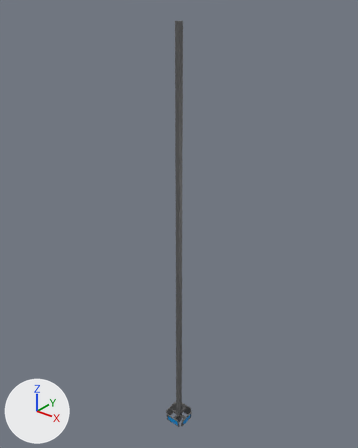
Renders of the Blender file Assets/Blender/Screens.blend from each side of a commit.
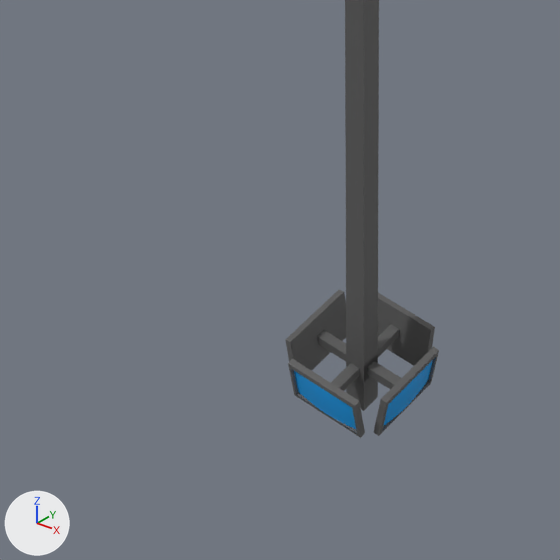
Old and new are each drawn whole from a 50 mm camera at (119.4, -149.2, 211.6) aimed at (-4.2, 5.3, 115.8) and again close up on the part from 33% to 59% of the width and 79% to 100% of the height. Arrows for +X, +Y and +Z are at lower left; the lights stay in place.

Names of what the first close-up shows: 'Columns', 'ScreenSupports', 'Screens'.
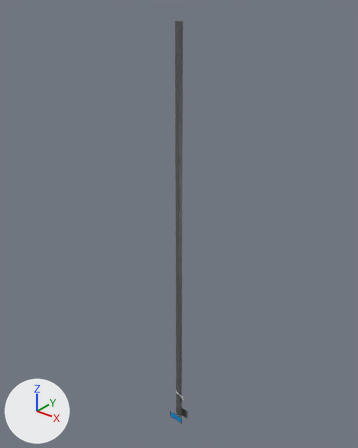
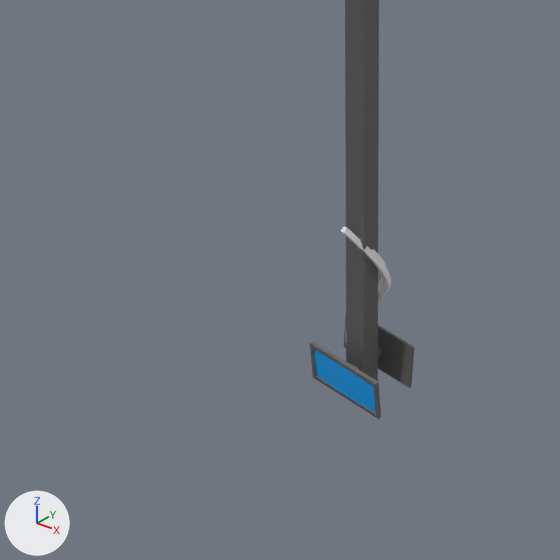
Boxes [x1, y1, x2, y2] around the edits, measured in the close-ups (560 x 560 px; the box of a moved part takes in the faces that stretch with it):
'Columns', reshaped: before [317, 0, 401, 411]; after [345, 0, 382, 381]
'ScreenSupports', reshaped, moved: before [285, 290, 439, 438]; after [310, 317, 414, 419]
'Screens', reshaped, moved: before [294, 360, 433, 429]; after [314, 349, 376, 413]
'NurbsPath', added: after [341, 227, 391, 302]
'NurbsPath.001', added: after [351, 231, 387, 282]
part 1 of me_circle_003, cut back: before [317, 324, 401, 411]; after [350, 344, 382, 381]
part 2 of me_circle_001, moved or reshaped: before [378, 293, 435, 366]; after [344, 317, 414, 388]
part 3 of me_circle_001, moved or reshaped: before [288, 359, 365, 438]; after [310, 340, 381, 419]
part 4 of me_circle_001, deleted: before [374, 347, 439, 436]
part 5 of me_circle_001, deleted (black): before [285, 290, 346, 371]
part 6 of me_circle_005, moved or reshaped: before [294, 371, 356, 429]; after [314, 349, 376, 413]
part 7 of me_circle_005, deleted (blue): before [384, 360, 433, 425]

The change, as a diff of the scene's bpy script:
```diff
--- a/Assets/Blender/Screens.blend.py
+++ b/Assets/Blender/Screens.blend.py
@@ me_circle_003 @@
-me_circle_003.from_pydata(...)  # 52 vertices, 47 faces; spans x -5.0..5.0, y -5.0..5.0, z 4.0..200.0
+me_circle_003.from_pydata(...)  # 36 vertices, 30 faces; spans x -1.0..1.0, y -2.0..2.0, z 5.0..200.0
+# me_circle_003 part 1
+# 16 vertices are removed from x -5.0..5.0, y 0.0, z 8.0..9.0
+# 19 faces are deleted
+# 4 vertices in x 0.0, y 5.0, z 8.0..9.0 move by (0.0, -3.0, 0.0)
+# 4 vertices in x 0.0, y -5.0, z 8.0..9.0 move by (0.0, 3.0, 0.0)
+# 4 vertices in x -1.0..1.0, y -1.0..1.0, z 4.0 move by (0.0, 0.0, 1.0)
+# 2 new faces join them
 me_circle_003.materials.append(mat_material)
@@ me_circle_001 @@
 me_circle_001.from_pydata(...)  # 304 vertices, 52 faces; spans x -10.27..1.15, y -7.36..7.36, z -2.4..2.23
 # used by ob_screensupports; location = (4.56, 0.0, 8.32); scale = (1.0, 0.776, 1.0)
+# me_circle_001 part 2: the loose piece of 76 vertices spanning x -8.34..-0.77, y 5.55..7.36, z -2.4..2.23 is scaled about its middle by (1, 0.475, 1), then moved by (4.56, -3.39, 0.11)
+# me_circle_001 part 3: the loose piece of 76 vertices spanning x -8.34..-0.77, y -7.36..-5.55, z -2.4..2.23 is scaled about its middle by (1, 0.475, 1), then moved by (4.56, 3.39, 0.11)
+# me_circle_001 part 4: the loose piece of 76 vertices spanning x -0.25..1.15, y -4.88..4.88, z -2.4..2.23 is deleted
+# me_circle_001 part 5: the loose piece of 76 vertices spanning x -10.27..-8.86, y -4.88..4.88, z -2.4..2.23 is deleted
 me_circle_001.materials.append(mat_material)
@@ me_circle_005 @@
 me_circle_005.from_pydata(...)  # 1156 vertices, 1024 faces; spans x -10.25..1.13, y -7.34..7.34, z -1.99..1.75
 # used by ob_screens; location = (4.56, 0.0, 8.32); scale = (1.0, 0.776, 1.0)
+# me_circle_005 part 6: the loose piece of 289 vertices spanning x -8.01..-1.1, y -7.34..-6.1, z -1.99..1.75 is scaled about its middle by (1, 0.475, 1), then moved by (4.56, 3.53, 0.13)
+# me_circle_005 part 7: the loose piece of 289 vertices spanning x 0.17..1.13, y -4.45..4.45, z -1.99..1.75 is deleted
 me_circle_005.materials.append(mat_screens)
@@ ob_screensupports @@
 ob_screensupports = bpy.data.objects.new('ScreenSupports', me_circle_001)
-ob_screensupports.location = (4.56, 0.0, 8.32)
+ob_screensupports.location = (0.0, 0.0, 8.21)
 ob_screensupports.scale = (1.0, 0.776, 1.0)
@@ ob_screens @@
 ob_screens = bpy.data.objects.new('Screens', me_circle_005)
-ob_screens.location = (4.56, 0.0, 8.32)
+ob_screens.location = (0.0, 0.0, 8.19)
 ob_screens.scale = (1.0, 0.776, 1.0)
@@ ob_nurbspath_001 @@
+ob_nurbspath_001 = bpy.data.objects.new('NurbsPath.001', me_mesh_001)  # 46 vertices, 0 faces, 45 loose edges; spans x -15.4..2.0, y -1.2..1.8, z 0.2..3.4; modifiers SKIN
+ob_nurbspath_001.location = (-1.99, 0.0, 8.82)
+ob_nurbspath_001.rotation_euler = (0.0, 1.553, 0.0)  # degrees (0, 89, 0)
@@ ob_nurbspath @@
+ob_nurbspath = bpy.data.objects.new('NurbsPath', me_mesh)  # 48 vertices, 0 faces, 47 loose edges; spans x -16.4..2.0, y -1.9..1.8, z -0.1..3.2; modifiers SKIN
+ob_nurbspath.location = (-1.22, 0.0, 8.82)
+ob_nurbspath.rotation_euler = (0.0, 1.553, 0.0)  # degrees (0, 89, 0)
```
